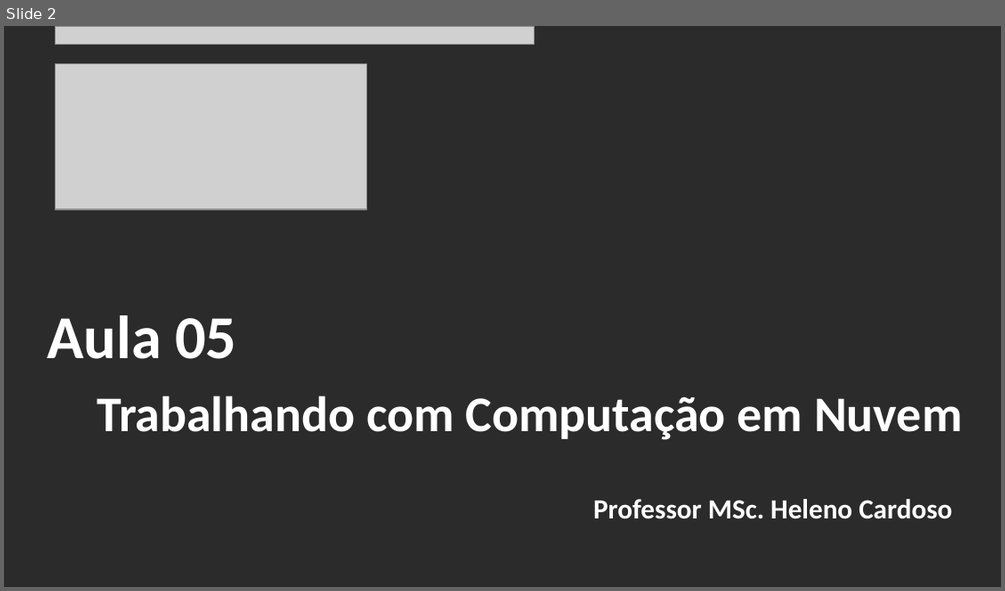
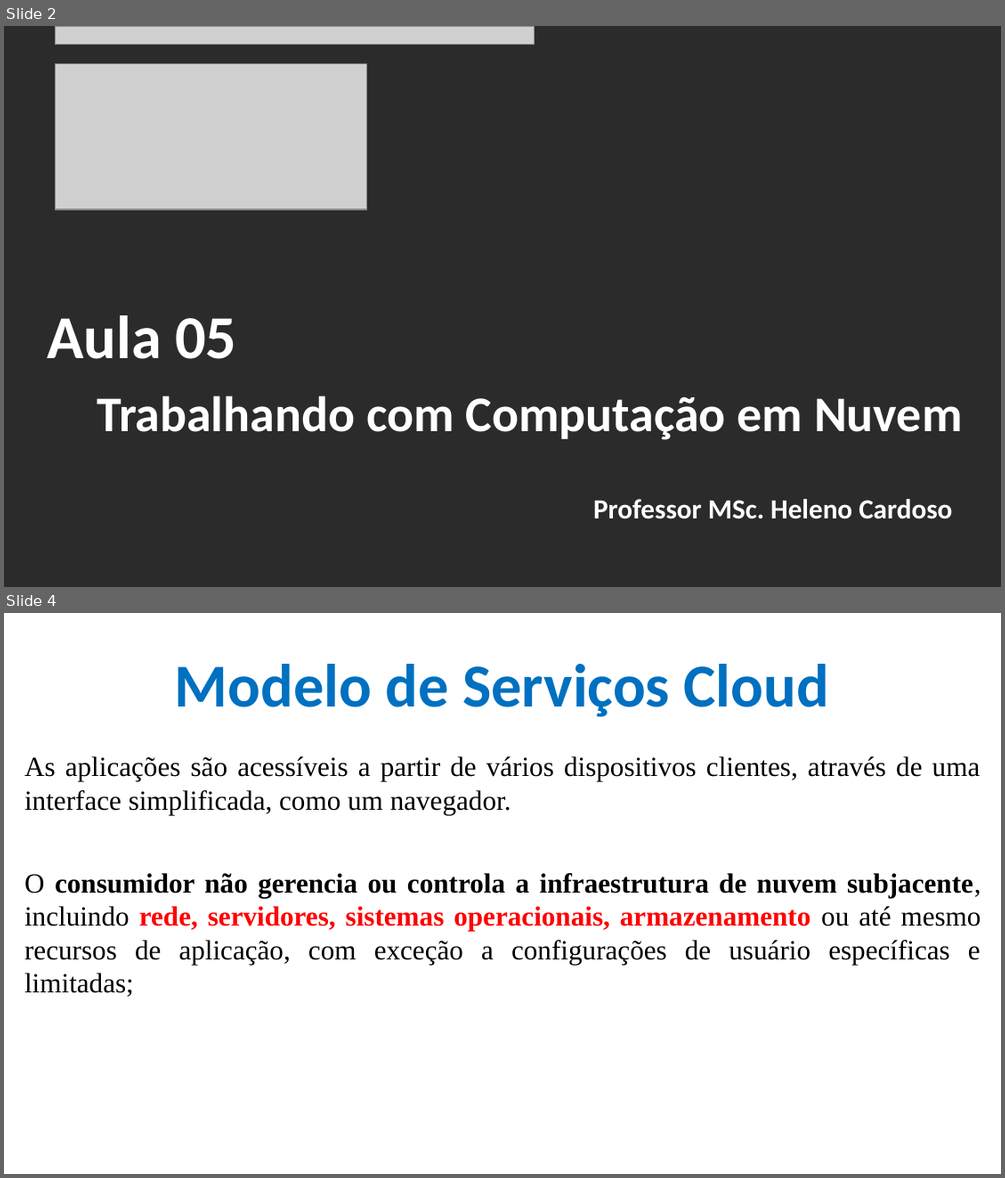
Before and after one commit to CloudEducationBrazil/WydenComputacaoNuvemWebServicesLinux, a slide deck: 01 Classes/Aula 05 - Computação em Nuvem e Web Services em Linux Bilhetagem.pptx. Shown one above the other, each under a label of ours: slide 2 before the commit, slides 2 and 4 after it; the slides between them are not shown. The pictures are 1005x591 and 1005x1178 pixels, drawn with LibreOffice and Linux fonts; fonts in the diff are those of the drawing; grey boxes stand for pictures; background and template pictures are left out; a plain dark background stands for a picture behind light text. Boxes give left, top, right and bottom in pixels: in the first picture for what was removed or moved away, otherwise in the second. Text is boxed around its words. In the diff, an @@ line names an element or a change of style, - is before the commit and + after.

Commit message:
ppt cloud computing SLA 30032023

```diff
--- a/01 Classes/Aula 05 - Computação em Nuvem e Web Services em Linux Bilhetagem.pptx
+++ b/01 Classes/Aula 05 - Computação em Nuvem e Web Services em Linux Bilhetagem.pptx
@@ slide 4 added at (4, 613, 1001, 1174), background picture (left out) @@
@@ title added at (175, 664, 829, 717), 44 pt, text #0070C0, bold @@
+Modelo de Serviços Cloud
@@ text added at (24, 756, 981, 997), 20 pt, text #000000 @@
+As aplicações são acessíveis a partir de vários dispositivos clientes, através de uma interface simplificada, como um navegador.
+O consumidor não gerencia ou controla a infraestrutura de nuvem subjacente, incluindo rede, servidores, sistemas operacionais, armazenamento ou até mesmo recursos de aplicação, com exceção a configurações de usuário específicas e limitadas;
```
Also in this commit, not shown: 7 slides changed, 13 other slides added, 3 other files.
